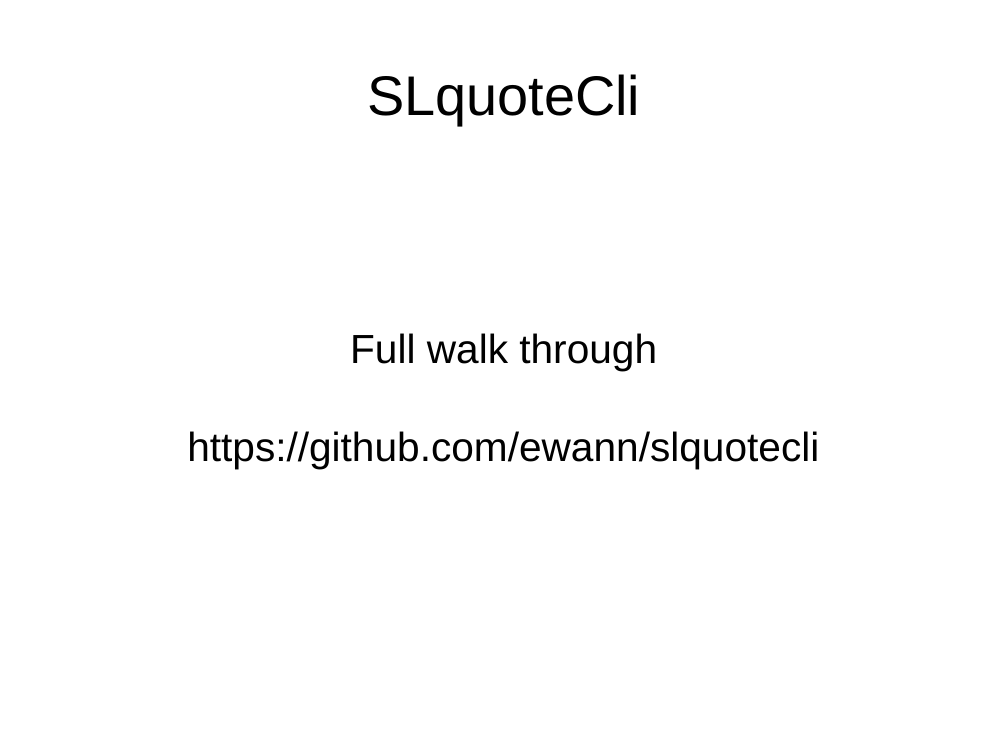
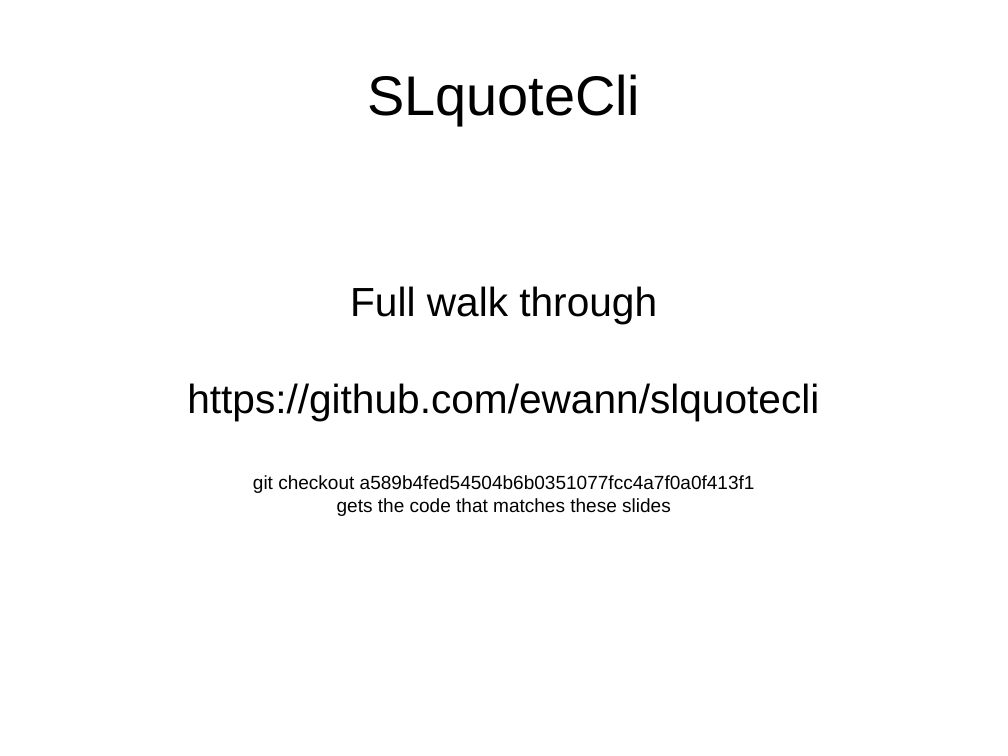
Before and after one commit to ewann/slquotecli, a slide deck: slide 1 of walkthrough-full.odp. Drawn at 1008x756 pixels with LibreOffice and Linux fonts; fonts in the diff are those of the drawing. Boxes give left, top, right and bottom in pixels: in the first picture for what was removed or moved away, otherwise in the second. Text is boxed around its words. In the diff, an @@ line names an element or a change of style, - is before the commit and + after.

```diff
--- a/walkthrough-full.odp
+++ b/walkthrough-full.odp
@@ subtitle at [253,475,755,516]: paragraphs added @@
+git checkout a589b4fed54504b6b0351077fcc4a7f0a0f413f1
+gets the code that matches these slides
```
Also in this commit, not shown: 3 other files.
